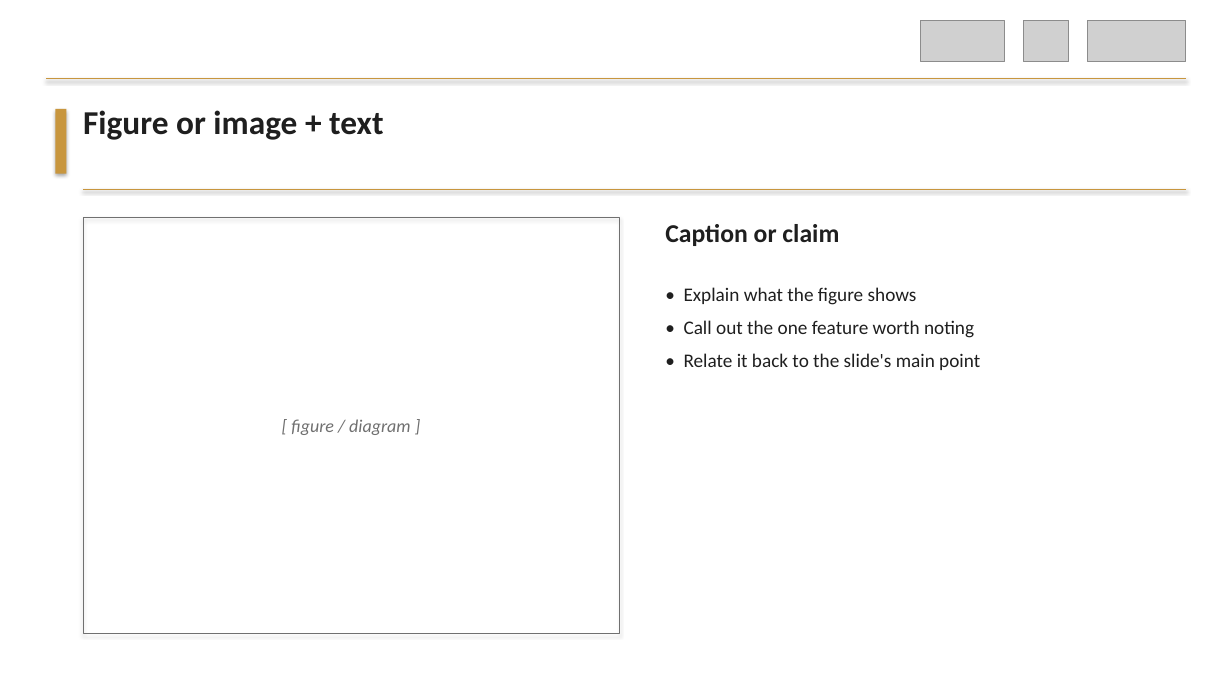
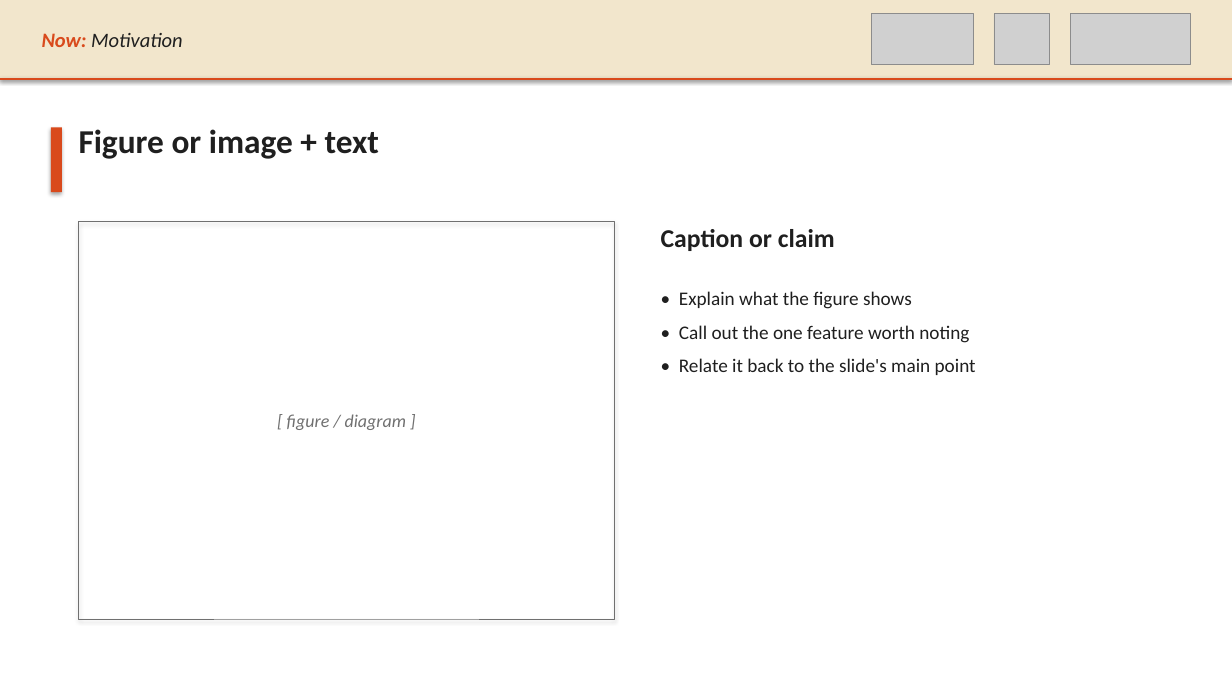
Before and after one commit to preordinary/KCLNLP_SlidesTemplate, a slide deck: slide 4 of templates/tree_yellow_texture/KCLNLP_TreeYellow.pptx. Drawn at 1232x693 pixels with LibreOffice and Linux fonts; fonts in the diff are those of the drawing; grey boxes stand for pictures. Boxes give left, top, right and bottom in pixels: in the first picture for what was removed or moved away, otherwise in the second. Text is boxed around its words. In the diff, an @@ line names an element or a change of style, - is before the commit and + after.

```diff
--- a/templates/tree_yellow_texture/KCLNLP_TreeYellow.pptx
+++ b/templates/tree_yellow_texture/KCLNLP_TreeYellow.pptx
@@ rectangle added at (0, 0, 1232, 79), fill #F2E6CC @@
@@ picture: place and size @@
-picture at (921, 20, 1005, 62)
+picture at (872, 14, 974, 65)
@@ picture: place and size @@
-picture at (1023, 20, 1069, 62)
+picture at (994, 14, 1051, 65)
@@ picture: place and size @@
-picture at (1088, 20, 1186, 62)
+picture at (1070, 14, 1190, 65)
@@ text added at (42, 33, 182, 47), 16 pt, text #1F1F1F, italic @@
+Now: Motivation
@@ line moved from (46, 79) - (1186, 79) to (0, 79) - (1232, 79) @@
@@ line (0, 79) - (1232, 79): stroke #C8963E 0.75 pt to #D94A1C 1.5 pt @@
@@ rectangle: place and size @@
-rectangle at (55, 109, 67, 174)
+rectangle at (51, 128, 62, 192)
@@ rectangle at (51, 128, 62, 192): fill #C8963E to #D94A1C @@
@@ text "Figure or image + text": place and size @@
-text "Figure or image + text" at (83, 110, 383, 140)
+text "Figure or image + text" at (79, 129, 379, 159)
@@ line removed from (83, 189) to (1186, 189) @@
@@ text "[ figure / diagram ]": place and size @@
-text "[ figure / diagram ]" at (291, 419, 410, 435)
+text "[ figure / diagram ]" at (287, 414, 406, 430)
@@ rectangle: place and size @@
-rectangle at (83, 217, 619, 633)
+rectangle at (79, 222, 615, 619)
@@ text "Caption or claim": place and size @@
-text "Caption or claim" at (665, 224, 839, 246)
+text "Caption or claim" at (661, 229, 835, 251)
@@ text "• Explain what the figure ...": place and size @@
-text "• Explain what the figure ..." at (684, 287, 980, 370)
+text "• Explain what the figure ..." at (679, 291, 976, 375)
```
Also in this commit, not shown: 4 other slides changed, 2 other files.
